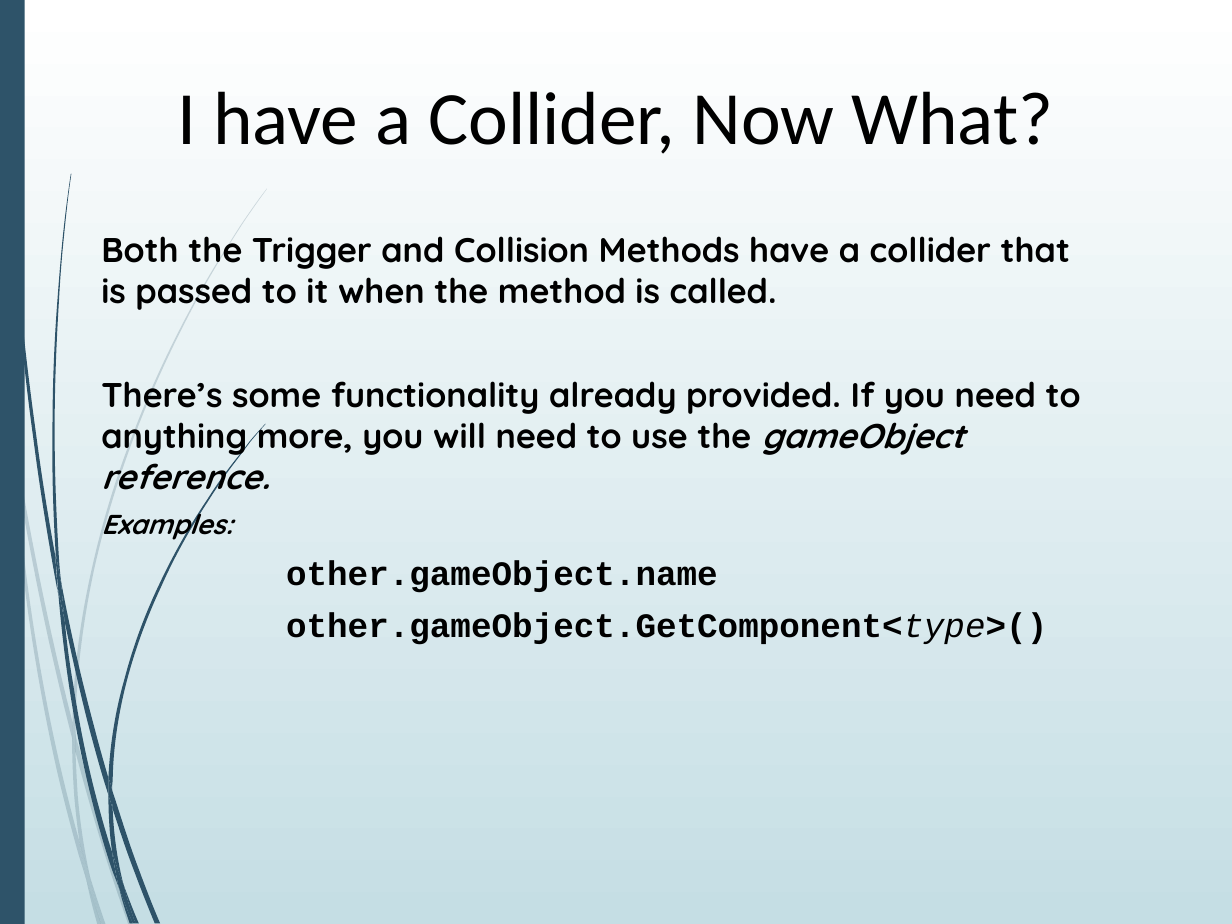
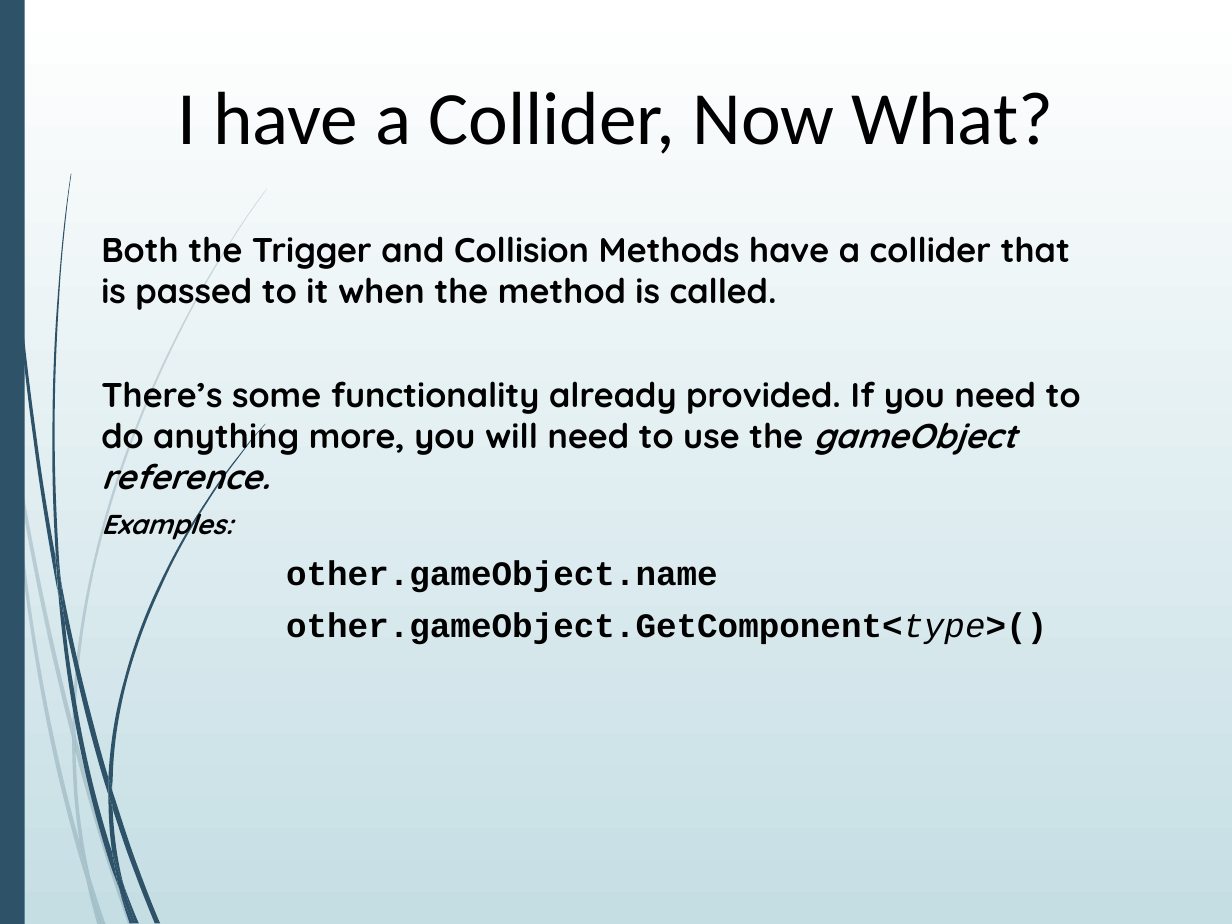
Before and after one commit to AGGP-NHTI/AGGP101c, a slide deck: slide 22 of LAB05/Lab5_Unity_Collision.pptx. Drawn at 1232x924 pixels with LibreOffice and Linux fonts; fonts in the diff are those of the drawing. Boxes give left, top, right and bottom in pixels: in the first picture for what was removed or moved away, otherwise in the second. Text is boxed around its words. In the diff, an @@ line names an element or a change of style, - is before the commit and + after.

Commit message:
Fixes from Lecture

```diff
--- a/LAB05/Lab5_Unity_Collision.pptx
+++ b/LAB05/Lab5_Unity_Collision.pptx
@@ text at (x1=101, y1=381, x2=1081, y2=500): text changed @@
-There’s some functionality already provided. If you need to anything more, you will need to use the gameObject reference.
+There’s some functionality already provided. If you need to do anything more, you will need to use the gameObject reference.
```
Also in this commit, not shown: 1 other slide changed, 1 other file.
